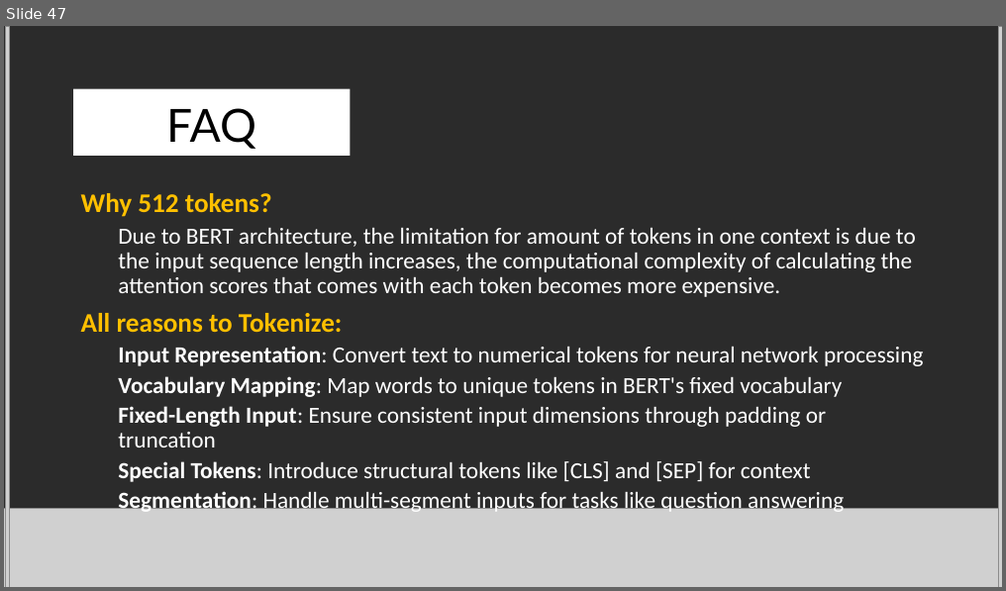
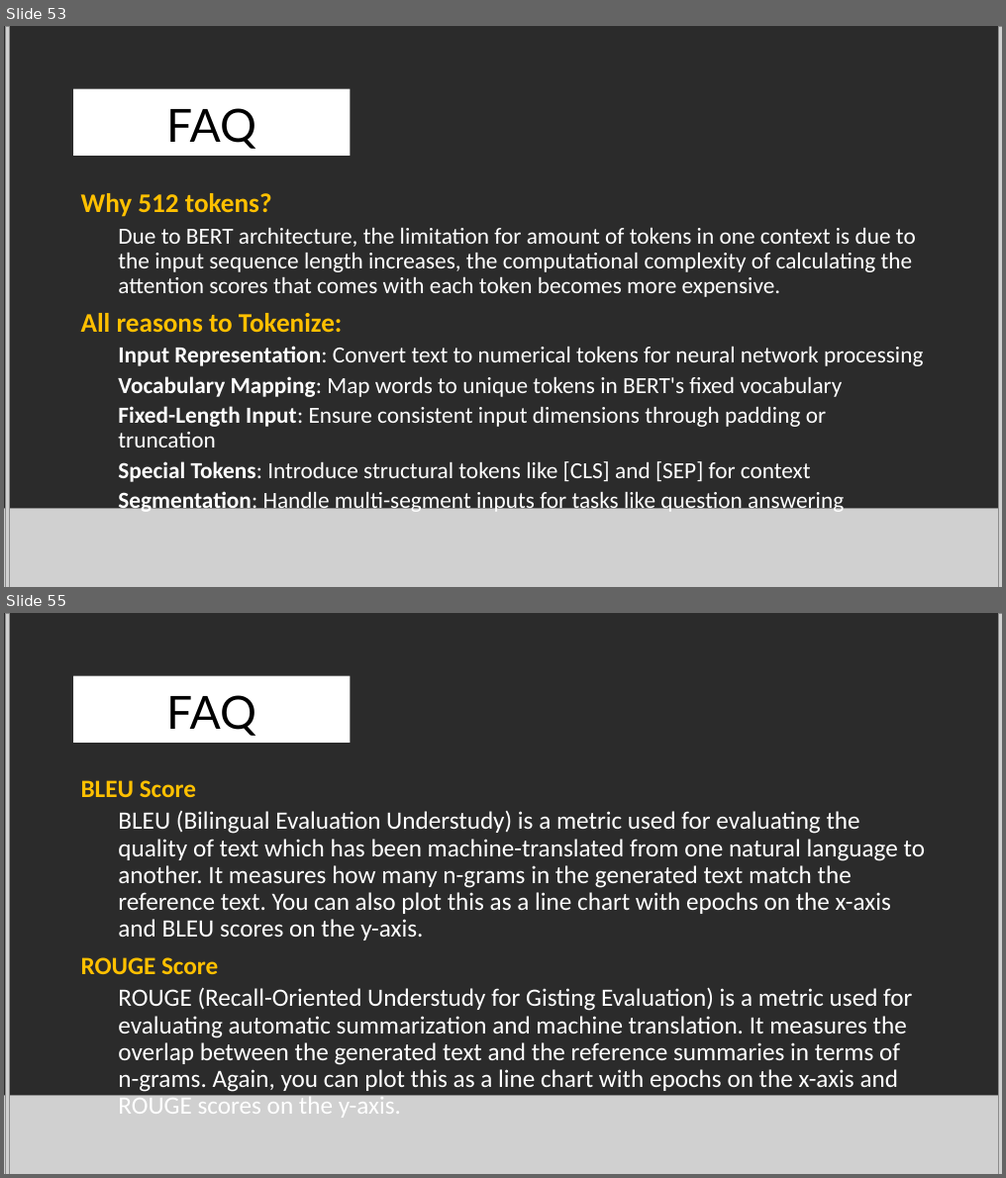
Before and after one commit to LoloMarty/2024-, a slide deck: CS4210/finalPresentation.pptx. Shown one above the other, each under a label of ours: slide 47 before the commit, slides 53 and 55 after it; the slides between them are not shown. The pictures are 1006x591 and 1006x1178 pixels, drawn with LibreOffice and Linux fonts; fonts in the diff are those of the drawing; grey boxes stand for pictures; background and template pictures are left out; a plain dark background stands for a picture behind light text. Boxes give left, top, right and bottom in pixels: in the first picture for what was removed or moved away, otherwise in the second. Text is boxed around its words. In the diff, an @@ line names an element or a change of style, - is before the commit and + after.

```diff
--- a/CS4210/finalPresentation.pptx
+++ b/CS4210/finalPresentation.pptx
@@ slide 55 added at (x1=4, y1=613, x2=1002, y2=1174), background picture (left out) @@
@@ picture added at (x1=6, y1=613, x2=9, y2=1174) @@
@@ picture added at (x1=998, y1=613, x2=1002, y2=1174) @@
@@ rectangle added at (x1=73, y1=676, x2=350, y2=743), fill #FFFFFF, 44 pt, text #000000 @@
+FAQ
@@ text added at (x1=81, y1=780, x2=926, y2=1118), 24 pt, text #FFFFFF @@
+BLEU Score
+  BLEU (Bilingual Evaluation Understudy) is a metric used for evaluating the quality of text which has been machine-translated from one natural language to another. It measures how many n-grams in the generated text match the reference text. You can also plot this as a line chart with epochs on the x-axis and BLEU scores on the y-axis.
+ROUGE Score
+  ROUGE (Recall-Oriented Understudy for Gisting Evaluation) is a metric used for evaluating automatic summarization and machine translation. It measures the overlap between the generated text and the reference summaries in terms of n-grams. Again, you can plot this as a line chart with epochs on the x-axis and ROUGE scores on the y-axis.
@@ picture added at (x1=4, y1=1096, x2=1002, y2=1174) @@
@@ what was slide 47 is now slide 53 @@
```
Also in this commit, not shown: 5 slides changed, 9 other slides added, 3 slides removed.
